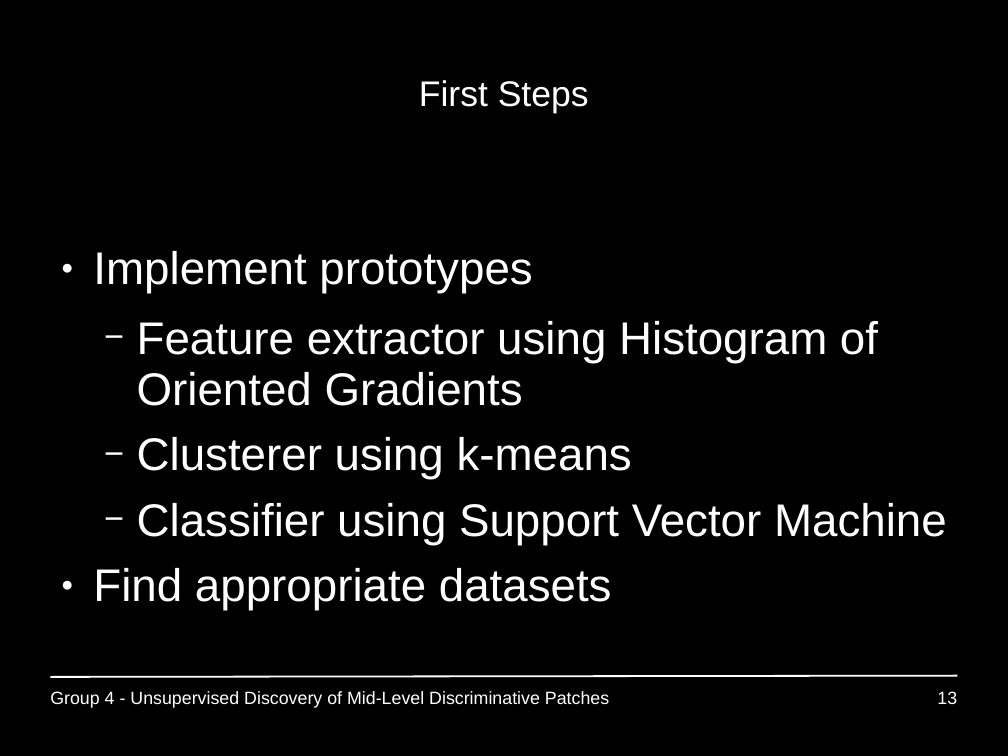
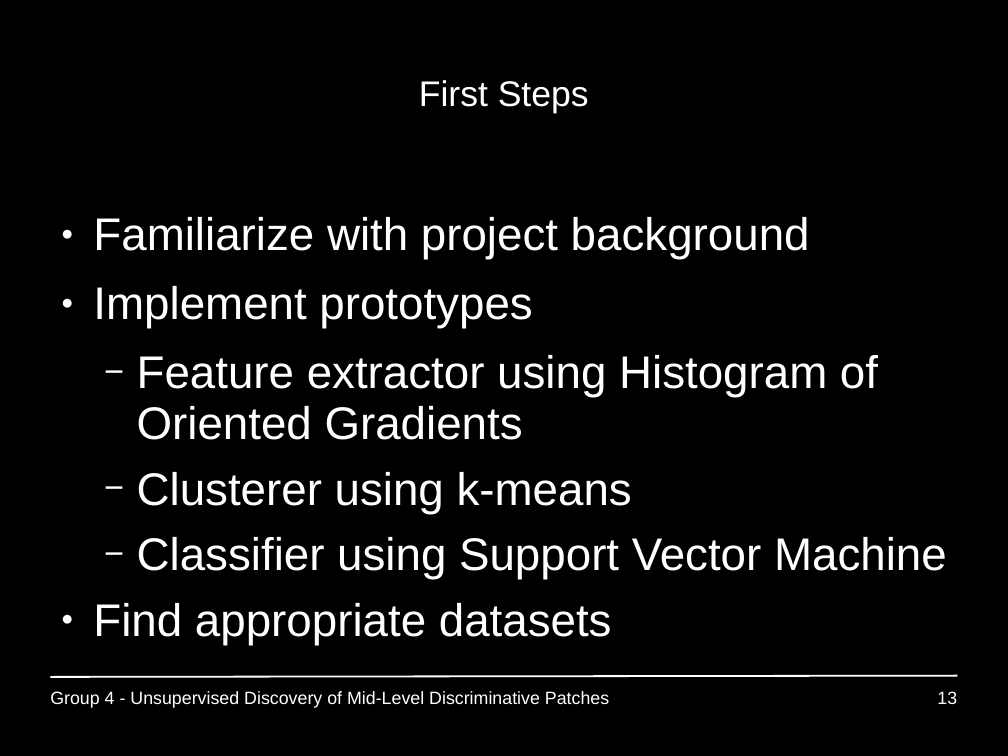
Before and after one commit to GiannisPapadopoulos/DiscriminativePatches, a slide deck: slide 13 of presentations/period1/MAI_Project1_Group4.ppt. Drawn at 1008x756 pixels with LibreOffice and Linux fonts; fonts in the diff are those of the drawing; background and template pictures are left out. Boxes give left, top, right and bottom in pixels: in the first picture for what was removed or moved away, otherwise in the second. Text is boxed around its words. In the diff, an @@ line names an element or a change of style, - is before the commit and + after.

Commit message:
First and next steps update

```diff
--- a/presentations/period1/MAI_Project1_Group4.ppt
+++ b/presentations/period1/MAI_Project1_Group4.ppt
@@ text at (93, 217, 810, 259): paragraph added @@
+● Familiarize with project background
```
Also in this commit, not shown: 2 other slides changed, 1 slide added.
